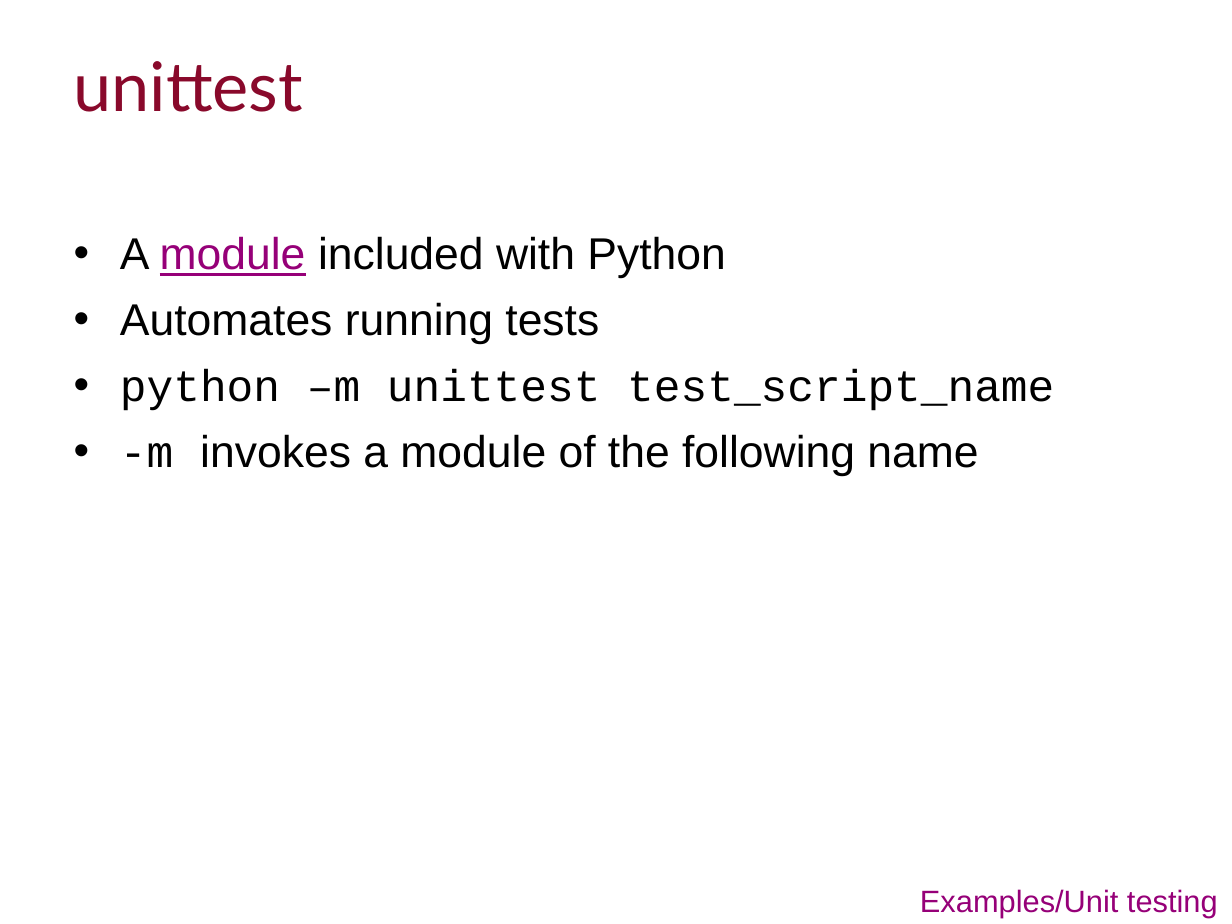
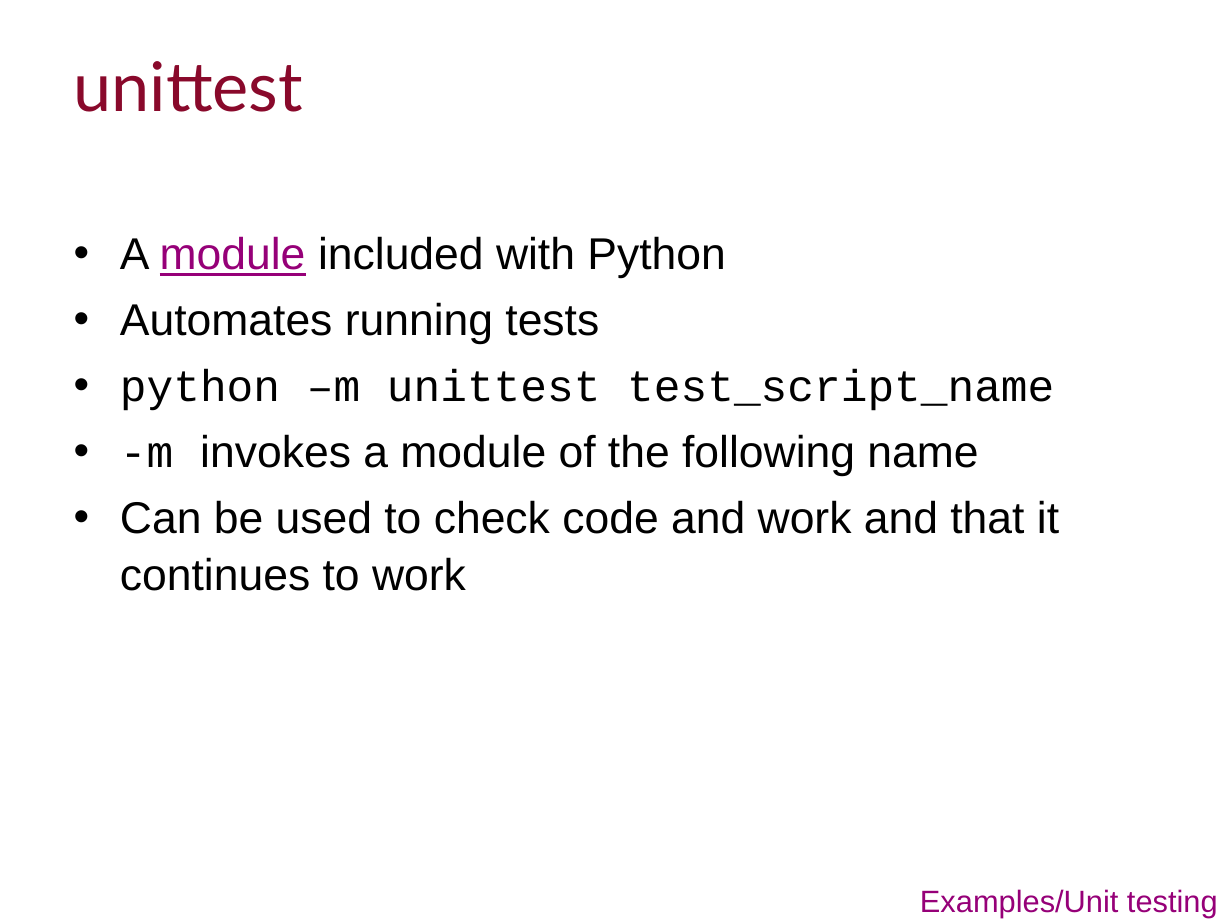
Before and after one commit to ImperialCollegeLondon/RCDS-managing-and-running-python-effectively, a slide deck: slide 27 of Managing and Running Python Effectively.pptx. Drawn at 1232x924 pixels with LibreOffice and Linux fonts; fonts in the diff are those of the drawing; background and template pictures are left out. Boxes give left, top, right and bottom in pixels: in the first picture for what was removed or moved away, otherwise in the second. Text is boxed around its words. In the diff, an @@ line names an element or a change of style, - is before the commit and + after.

```diff
--- a/Managing and Running Python Effectively.pptx
+++ b/Managing and Running Python Effectively.pptx
@@ text at (x1=120, y1=500, x2=1059, y2=591): paragraph added @@
+• Can be used to check code and work and that it continues to work
```
Also in this commit, not shown: 1 other slide changed, 11 other files.
